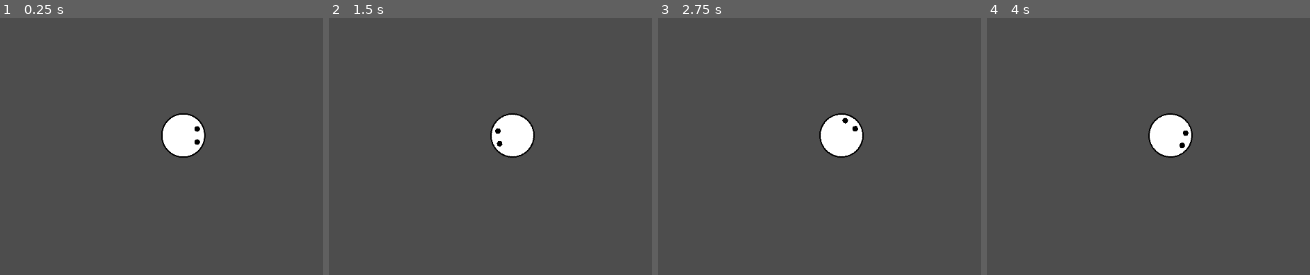
Above: before the commit, frames 1-4 (left to right).
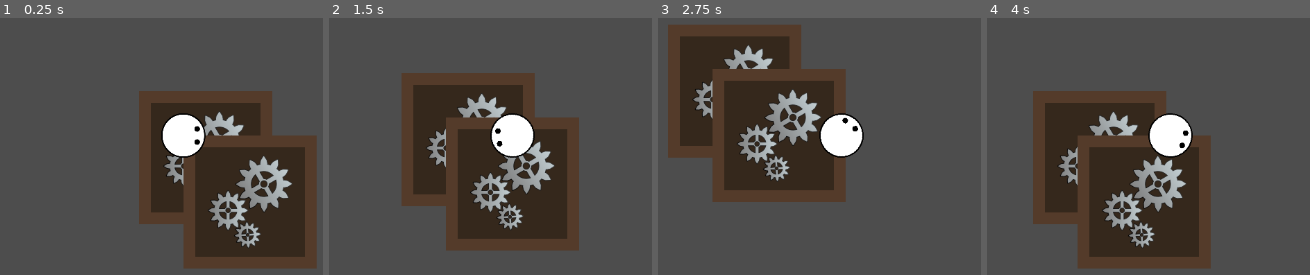
Above: after the commit, the same moments.

Repository: TrueSunGaming/industrial-revolution-proto-3
Game: Godot game, scene res://scenes/main/Main.tscn
The game is run twice, just before and just after one commit, with the same random seed, the same clock (stepped at 60 frames per second) and the same inputs.
Inputs (mouse positions are in pixels of both pictures, inside the frame that each line leads up to):
- Up to frame 1 (0.25 s): no input
- Up to frame 2 (1.5 s): tap Enter at 0.5 s; move the mouse to (outside the picture) at 0.52 s; hold D (move_right) 0.53-1.28 s; move the mouse to (351, 156) at 1.27 s; hold S (move_down) from 1.28 s (still down)
- Up to frame 3 (2.75 s): move the mouse to (922, 35) at 2.02 s; release S (move_down) at 2.03 s; hold D (move_right) from 2.03 s (still down)
- Up to frame 4 (4 s): move the mouse to (1129, 226) at 2.77 s; release D (move_right) at 2.78 s; hold W (move_up) 2.78-3.53 s; move the mouse to (outside the picture) at 3.52 s; hold A (move_left) from 3.53 s (still down)

The runs differ from the first frame. In frame 1, 31% of the frame differs, in the area x 43-99%, y 28-98%; in frame 2, 31%; in frame 3, 31%, in the area x 3-59%, y 2-72%; in frame 4, 31%.

Commit message:
feat: implement large tile map

Diff:
--- a/scenes/environment/factory/Factory.tscn
+++ b/scenes/environment/factory/Factory.tscn
@@ -1,3 +1,11 @@
-[gd_scene format=3 uid="uid://c41j4nkg5qit8"]
+[gd_scene load_steps=3 format=3 uid="uid://c41j4nkg5qit8"]
+
+[ext_resource type="TileSet" uid="uid://vmcuko3hbw3y" path="res://scenes/environment/factory/tiles/tileset.tres" id="1_y8wbq"]
+[ext_resource type="Script" uid="uid://caa37c2ydxkob" path="res://scripts/tiles/LargeTileMap.gd" id="2_66b7p"]
 
 [node name="Factory" type="Node2D"]
+
+[node name="LargeTileMap" type="TileMapLayer" parent="."]
+tile_set = ExtResource("1_y8wbq")
+script = ExtResource("2_66b7p")
+metadata/_custom_type_script = ExtResource("2_66b7p")
--- a/scenes/environment/factory/tiles/tileset.tres
+++ b/scenes/environment/factory/tiles/tileset.tres
@@ -3,7 +3,6 @@
 [ext_resource type="Texture2D" uid="uid://dpusqbm1k14qx" path="res://scenes/environment/factory/tiles/assembler_1.svg" id="1_vnquw"]
 
 [sub_resource type="TileSetAtlasSource" id="TileSetAtlasSource_mb8ys"]
-resource_name = "assembler_1"
 texture = ExtResource("1_vnquw")
 texture_region_size = Vector2i(64, 64)
 0:0/0 = 0
@@ -18,4 +17,4 @@
 
 [resource]
 tile_size = Vector2i(64, 64)
-sources/1 = SubResource("TileSetAtlasSource_mb8ys")
+sources/0 = SubResource("TileSetAtlasSource_mb8ys")
--- /dev/null
+++ b/scripts/tiles/LargeTileMap.gd
@@ -0,0 +1,64 @@
+class_name LargeTileMap extends TileMapLayer
+
+var _tileset_size_cache: Dictionary[int, Vector2i]
+
+func _ready() -> void:
+	set_large_tile(Vector2i.ZERO, 0, true)
+	set_large_tile(Vector2i.ZERO, 0, false)
+
+	print(get_tile_origin(Vector2i(1, 1)))
+
+func get_tile_size(id: int) -> Vector2i:
+	if id in _tileset_size_cache: return _tileset_size_cache[id]
+
+	var source := tile_set.get_source(id) as TileSetAtlasSource
+	if not source: return Vector2i(1, 1)
+
+	var size := Vector2i(source.texture.get_size()) / source.texture_region_size
+
+	_tileset_size_cache[id] = size
+	return size
+
+func get_tile_origin(pos: Vector2i) -> Vector2i:
+	var coords := get_cell_atlas_coords(pos)
+	if coords == Vector2i(-1, -1): return pos
+
+	var source := tile_set.get_source(get_cell_source_id(pos)) as TileSetAtlasSource
+	var size := source.texture_region_size if source else tile_set.tile_size
+
+	return pos - (coords * tile_set.tile_size) / size
+
+func _set_large_tile_precomputed(pos: Vector2i, id: int, size: Vector2i) -> void:
+	for x in range(size.x):
+		for y in range(size.y):
+			set_cell(Vector2i(pos.x + x, pos.y + y), id, Vector2i(x, y))
+
+func set_large_tile(pos: Vector2i, id: int, centered := false) -> void:
+	var size := get_tile_size(id)
+	if centered: pos -= size / 2
+
+	_set_large_tile_precomputed(pos, id, size)
+
+func is_occupied(pos: Vector2i, size := Vector2i(1, 1), centered := false) -> bool:
+	if centered: pos -= size / 2
+
+	for x in range(pos.x, pos.x + size.x):
+		for y in range(pos.y, pos.y + size.y):
+			if get_cell_source_id(Vector2i(x, y)) != -1: return true
+
+	return false
+
+func can_set(pos: Vector2i, size := Vector2i(1, 1), centered := false) -> bool:
+	return not is_occupied(pos, size, centered)
+
+func can_set_id(pos: Vector2i, id: int, centered := false) -> bool:
+	return can_set(pos, get_tile_size(id), centered)
+
+func set_if_not_occupied(pos: Vector2i, id: int, centered := false) -> bool:
+	var size := get_tile_size(id)
+
+	if can_set(pos, size, centered):
+		_set_large_tile_precomputed(pos, id, size)
+		return true
+
+	return false
Not shown, added: scripts/tiles/LargeTileMap.gd.uid
